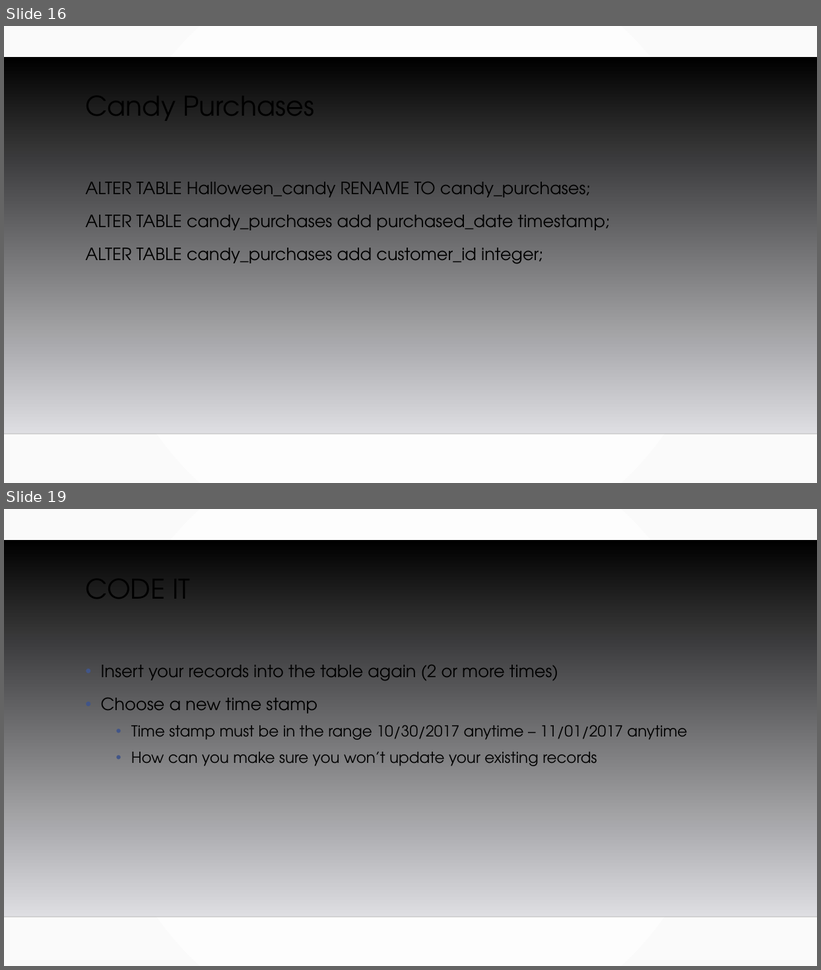
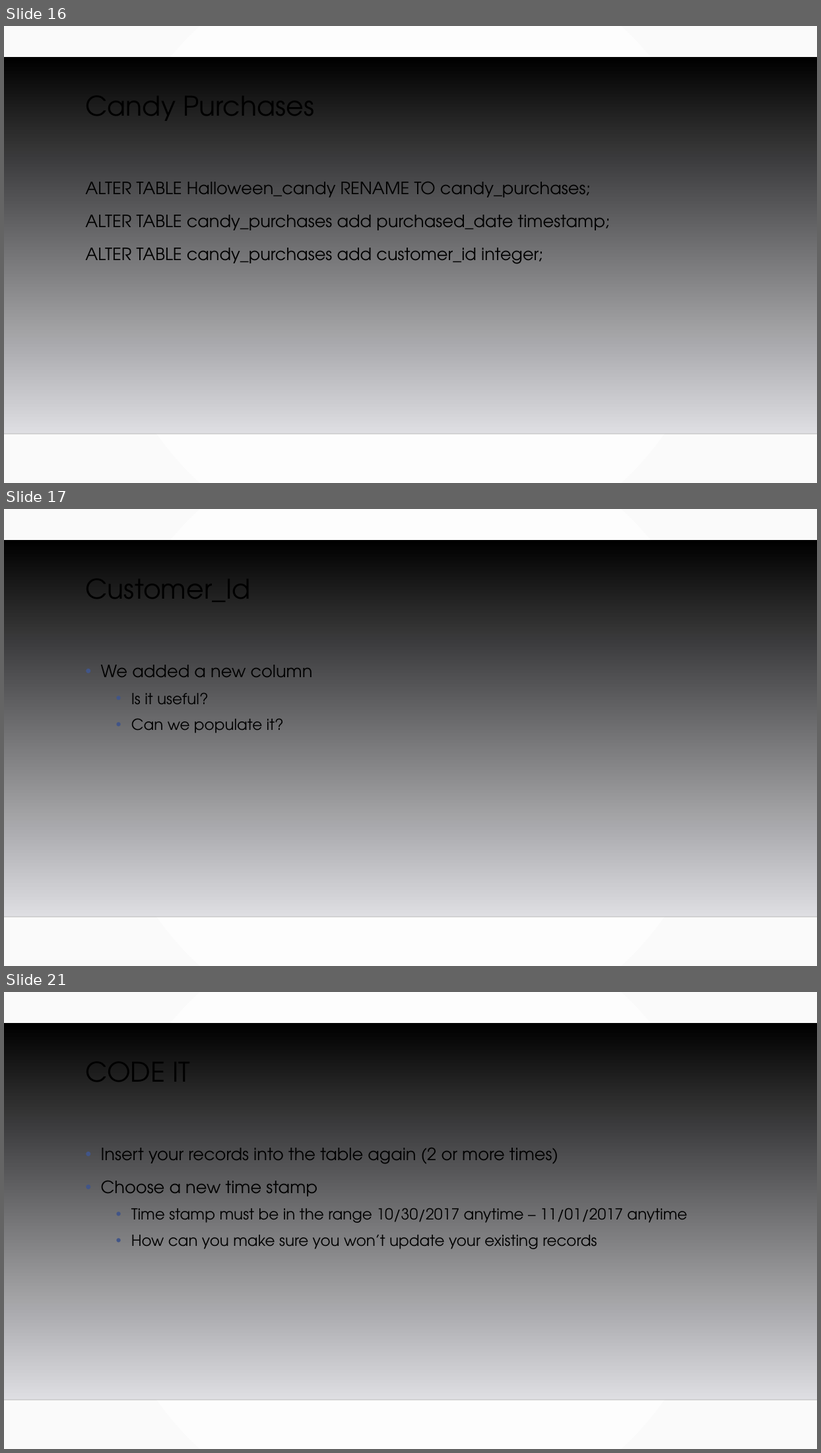
Before and after one commit to MGIS-UMN/GIS5577_week3, a slide deck: Database_Management.odp. Shown one above the other, each under a label of ours: slides 16 and 19 before the commit, slides 16, 17 and 21 after it; the slides between them are not shown. The pictures are 821x970 and 821x1453 pixels, drawn with LibreOffice and Linux fonts; fonts in the diff are those of the drawing; background and template pictures are left out. Boxes give left, top, right and bottom in pixels: in the first picture for what was removed or moved away, otherwise in the second. Text is boxed around its words. In the diff, an @@ line names an element or a change of style, - is before the commit and + after.

```diff
--- a/Database_Management.odp
+++ b/Database_Management.odp
@@ slide 17 added at [4, 509, 817, 966], background gradient #FFFFFF to #FAFAFA; not listed: 2 template elements that a slide beside it also shows @@
@@ title added at [85, 566, 250, 613], 32 pt, text #000000 @@
+Customer_Id
@@ text added at [101, 665, 313, 733], 18 pt, text #000000 @@
+• We added a new column
+  • Is it useful?
+  • Can we populate it?
@@ what was slide 19 is now slide 21 @@
```
Also in this commit, not shown: 3 slides changed, 4 other slides added, 1 other file.
